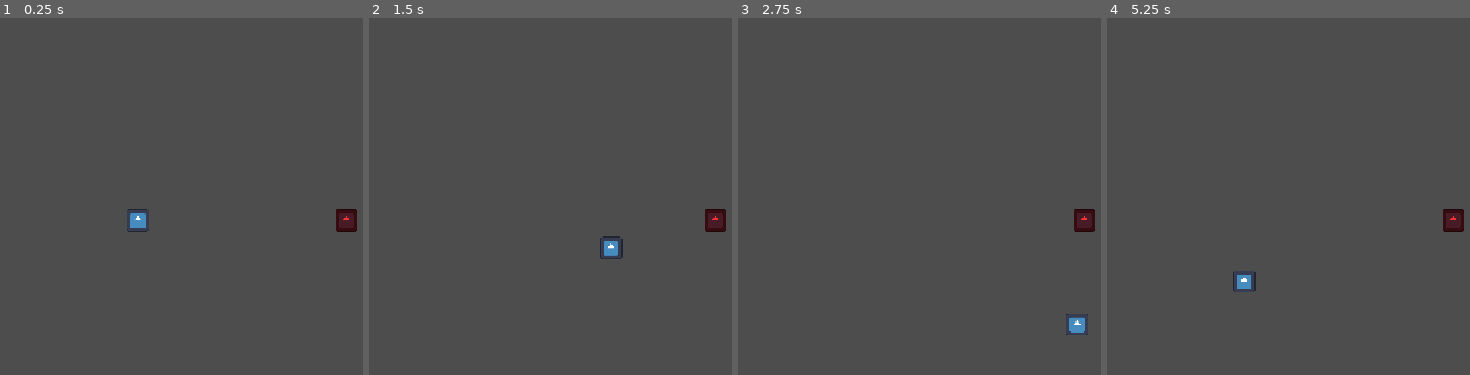
Above: before the commit, frames 1-4 (left to right).
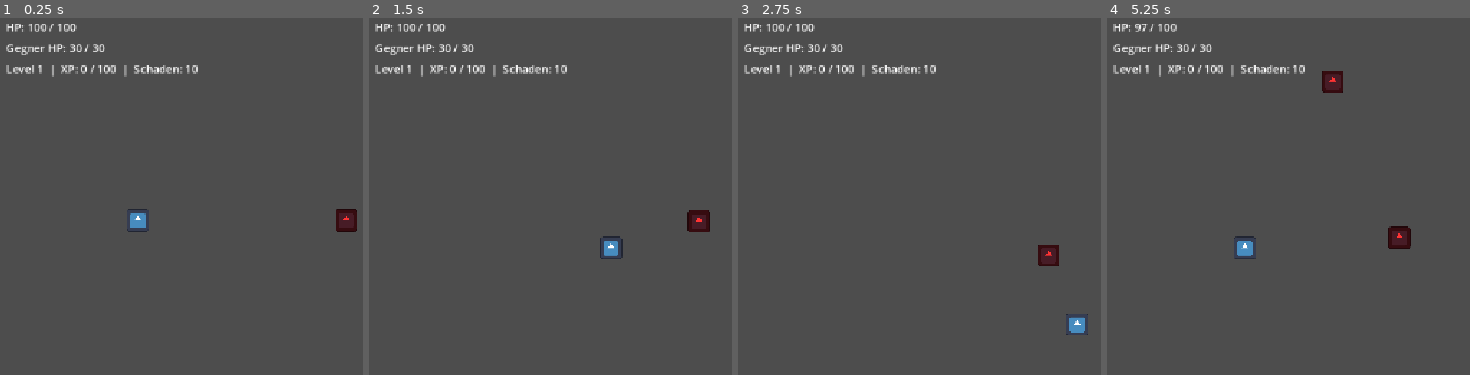
Above: after the commit, the same moments.

Repository: derDONy/2d-rpg
Game: Godot game, scene res://scenes/world.tscn
The game is run twice, just before and just after one commit, with the same random seed, the same clock (stepped at 60 frames per second) and the same inputs. This scene is started directly instead of the project's main scene. The engine's default icon, where the game draws it, is replaced by a stand-in: a white triangle on a blue panel in a dark square.
Inputs (mouse positions are in pixels of both pictures, inside the frame that each line leads up to):
- Up to frame 1 (0.25 s): no input
- Up to frame 2 (1.5 s): tap Enter at 0.5 s; move the mouse to (outside the picture) at 0.52 s; hold D (move_right) 0.53-1.28 s; click (outside the picture) at 0.67 s; move the mouse to (608, 260) at 1.27 s; hold S (move_down) from 1.28 s (still down)
- Up to frame 3 (2.75 s): move the mouse to (outside the picture) at 2.02 s; release S (move_down) at 2.03 s; hold D (move_right) from 2.03 s (still down)
- Up to frame 4 (5.25 s): move the mouse to (1466, 328) at 2.77 s; release D (move_right) at 2.78 s; hold W (move_up) 2.78-3.53 s; click (1466, 328) at 2.92 s; move the mouse to (outside the picture) at 3.52 s; hold A (move_left) 3.53-5.03 s; move the mouse to (1266, 167) at 4.27 s; move the mouse to (outside the picture) at 5.02 s; hold S (move_down) from 5.03 s (still down); click (outside the picture) at 5.17 s

The runs differ from the first frame. In frame 1, 1.2% of the frame differs, in the area x 1-55%, y 1-17%; in frame 2, 1.8%; in frame 3, 1.9%; in frame 4, 2.7%, in the area x 1-99%, y 1-77%.

Commit message:
Step 5: XP/Level loop, HUD, enemy spawner
- Player gains XP on enemy kill, levels up at 100*level threshold
- Level-up: max HP +20%, damage +2, full heal
- HUD shows HP, enemy HP, level, XP, damage live
- Spawner creates up to 2 enemies every 5 seconds from screen edges
- Enemy stats tuned down for playability

Co-Authored-By: Claude Sonnet 4.6 <noreply@anthropic.com>

Diff:
--- a/2d-rpg/scenes/world.tscn
+++ b/2d-rpg/scenes/world.tscn
@@ -2,6 +2,8 @@
 
 [ext_resource type="PackedScene" uid="uid://big8vylr7ewyt" path="res://scenes/player/player.tscn" id="1_rwgxs"]
 [ext_resource type="PackedScene" uid="uid://cq1wc3r0fyxx3" path="res://scenes/player/enemy.tscn" id="2_4wyf3"]
+[ext_resource type="Script" path="res://scripts/hud.gd" id="3_hud01"]
+[ext_resource type="Script" path="res://scripts/spawner.gd" id="4_spawn1"]
 
 [node name="World" type="Node2D" unique_id=1477626716]
 
@@ -10,3 +12,30 @@
 
 [node name="Enemy" parent="." unique_id=169511429 instance=ExtResource("2_4wyf3")]
 position = Vector2(500, 300)
+
+[node name="Spawner" type="Node2D" parent="." unique_id=2001]
+script = ExtResource("4_spawn1")
+
+[node name="HUD" type="CanvasLayer" parent="." unique_id=1001]
+script = ExtResource("3_hud01")
+
+[node name="PlayerLabel" type="Label" parent="HUD" unique_id=1002]
+offset_left = 10.0
+offset_top = 10.0
+offset_right = 400.0
+offset_bottom = 40.0
+text = "HP: 100 / 100"
+
+[node name="EnemyLabel" type="Label" parent="HUD" unique_id=1003]
+offset_left = 10.0
+offset_top = 40.0
+offset_right = 400.0
+offset_bottom = 70.0
+text = "Gegner HP: 50 / 50"
+
+[node name="LevelLabel" type="Label" parent="HUD" unique_id=1004]
+offset_left = 10.0
+offset_top = 70.0
+offset_right = 600.0
+offset_bottom = 100.0
+text = "Level 1  |  XP: 0 / 100  |  Schaden: 10"
--- a/2d-rpg/scripts/enemy.gd
+++ b/2d-rpg/scripts/enemy.gd
@@ -1,8 +1,44 @@
 extends CharacterBody2D
 
-var hp: int = 50
-var max_hp: int = 50
+const SPEED = 50.0
+const ATTACK_RANGE = 60.0
+const ATTACK_COOLDOWN = 2.0
+const AGGRO_RADIUS = 200.0
+
+var hp: int = 30
+var max_hp: int = 30
 var xp_value: int = 20
+var damage: int = 3
+
+var player: Node2D = null
+var cooldown_timer: float = 0.0
+
+func _ready() -> void:
+	add_to_group("enemy")
+	player = get_tree().get_first_node_in_group("player")
+
+func _physics_process(delta: float) -> void:
+	if player == null or not is_instance_valid(player):
+		return
+
+	var dist = global_position.distance_to(player.global_position)
+
+	if dist <= AGGRO_RADIUS:
+		var direction = (player.global_position - global_position).normalized()
+		velocity = direction * SPEED
+		move_and_slide()
+
+		if cooldown_timer > 0.0:
+			cooldown_timer -= delta
+
+		if dist <= ATTACK_RANGE and cooldown_timer <= 0.0:
+			_attack_player()
+	else:
+		velocity = Vector2.ZERO
+
+func _attack_player() -> void:
+	player.take_damage(damage)
+	cooldown_timer = ATTACK_COOLDOWN
 
 func take_damage(amount: int) -> void:
 	hp -= amount
@@ -11,5 +47,7 @@
 		die()
 
 func die() -> void:
-	print("Gegner gestorben! +", xp_value, " XP")
+	var p = get_tree().get_first_node_in_group("player")
+	if p:
+		p.gain_xp(xp_value)
 	queue_free()
--- /dev/null
+++ b/2d-rpg/scripts/hud.gd
@@ -0,0 +1,26 @@
+extends CanvasLayer
+
+@onready var player_label: Label = $PlayerLabel
+@onready var enemy_label: Label = $EnemyLabel
+@onready var level_label: Label = $LevelLabel
+
+var player: Node2D = null
+
+func _ready() -> void:
+	player = get_tree().get_first_node_in_group("player")
+
+func _process(_delta: float) -> void:
+	if player and is_instance_valid(player):
+		player_label.text = "HP: %d / %d" % [player.hp, player.max_hp]
+		level_label.text = "Level %d  |  XP: %d / %d  |  Schaden: %d" % [
+			player.level, player.xp, 100 * player.level, player.damage
+		]
+	else:
+		player_label.text = "HP: --"
+		level_label.text = ""
+
+	var enemy = get_tree().get_first_node_in_group("enemy")
+	if enemy and is_instance_valid(enemy):
+		enemy_label.text = "Gegner HP: %d / %d" % [enemy.hp, enemy.max_hp]
+	else:
+		enemy_label.text = "Gegner: tot"
--- a/2d-rpg/scripts/player.gd
+++ b/2d-rpg/scripts/player.gd
@@ -4,7 +4,13 @@
 const ATTACK_RANGE = 150.0
 const ATTACK_COOLDOWN = 0.5
 
+var hp: int = 100
+var max_hp: int = 100
 var damage: int = 10
+var defense: int = 0
+var level: int = 1
+var xp: int = 0
+
 var target: Node2D = null
 var cooldown_timer: float = 0.0
 
@@ -42,19 +48,36 @@
 		var obj = r["collider"].get_parent() if r["collider"].get_parent().has_method("take_damage") else r["collider"]
 		if obj.has_method("take_damage"):
 			target = obj
-			print("Ziel gesetzt: ", obj.name)
 			return
+
+func take_damage(amount: int) -> void:
+	var actual = max(0, amount - defense)
+	hp -= actual
+	if hp <= 0:
+		hp = 0
+		print("Spieler gestorben!")
+
+func gain_xp(amount: int) -> void:
+	xp += amount
+	var xp_needed = 100 * level
+	if xp >= xp_needed:
+		xp -= xp_needed
+		_level_up()
+
+func _level_up() -> void:
+	level += 1
+	max_hp = int(max_hp * 1.2)
+	hp = max_hp
+	damage += 2
+	print("LEVEL UP! Level ", level, " | HP: ", max_hp, " | Schaden: ", damage)
 
 func _try_attack() -> void:
 	if target == null or not is_instance_valid(target):
-		print("Kein Ziel!")
 		return
 	if cooldown_timer > 0.0:
-		print("Cooldown: ", snappedf(cooldown_timer, 0.01), "s")
 		return
 	var dist = global_position.distance_to(target.global_position)
 	if dist > ATTACK_RANGE:
-		print("Zu weit! Distanz: ", int(dist))
 		return
 	target.take_damage(damage)
 	cooldown_timer = ATTACK_COOLDOWN
--- /dev/null
+++ b/2d-rpg/scripts/spawner.gd
@@ -0,0 +1,33 @@
+extends Node2D
+
+const ENEMY_SCENE = preload("res://scenes/player/enemy.tscn")
+const SPAWN_INTERVAL = 5.0
+
+var timer: float = 0.0
+var max_enemies: int = 2
+
+func _process(delta: float) -> void:
+	var current = get_tree().get_nodes_in_group("enemy").size()
+	if current >= max_enemies:
+		return
+
+	timer += delta
+	if timer >= SPAWN_INTERVAL:
+		timer = 0.0
+		_spawn_enemy()
+
+func _spawn_enemy() -> void:
+	var enemy = ENEMY_SCENE.instantiate()
+	get_parent().add_child(enemy)
+	enemy.global_position = _random_spawn_pos()
+
+func _random_spawn_pos() -> Vector2:
+	var viewport = get_viewport().get_visible_rect()
+	var margin = 100.0
+	var side = randi() % 4
+	match side:
+		0: return Vector2(randf_range(margin, viewport.size.x - margin), margin)
+		1: return Vector2(randf_range(margin, viewport.size.x - margin), viewport.size.y - margin)
+		2: return Vector2(margin, randf_range(margin, viewport.size.y - margin))
+		3: return Vector2(viewport.size.x - margin, randf_range(margin, viewport.size.y - margin))
+	return Vector2(400, 100)
